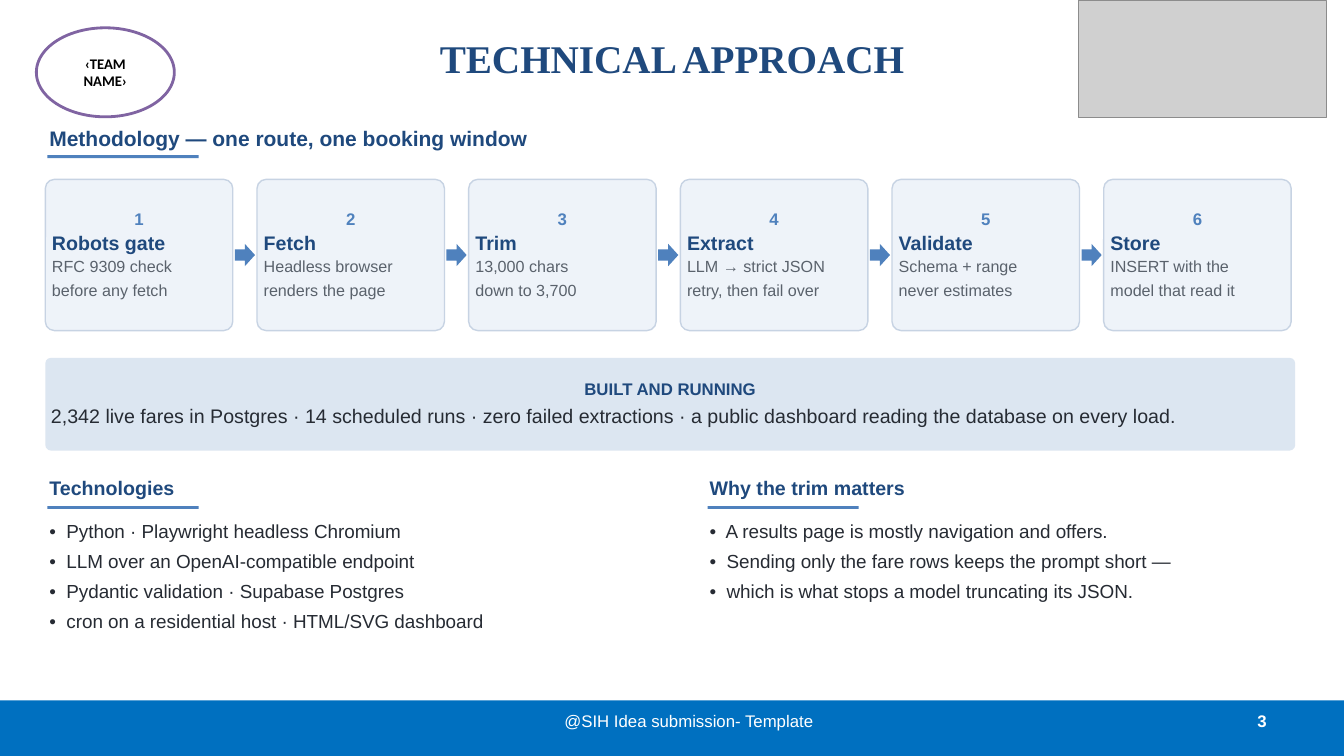
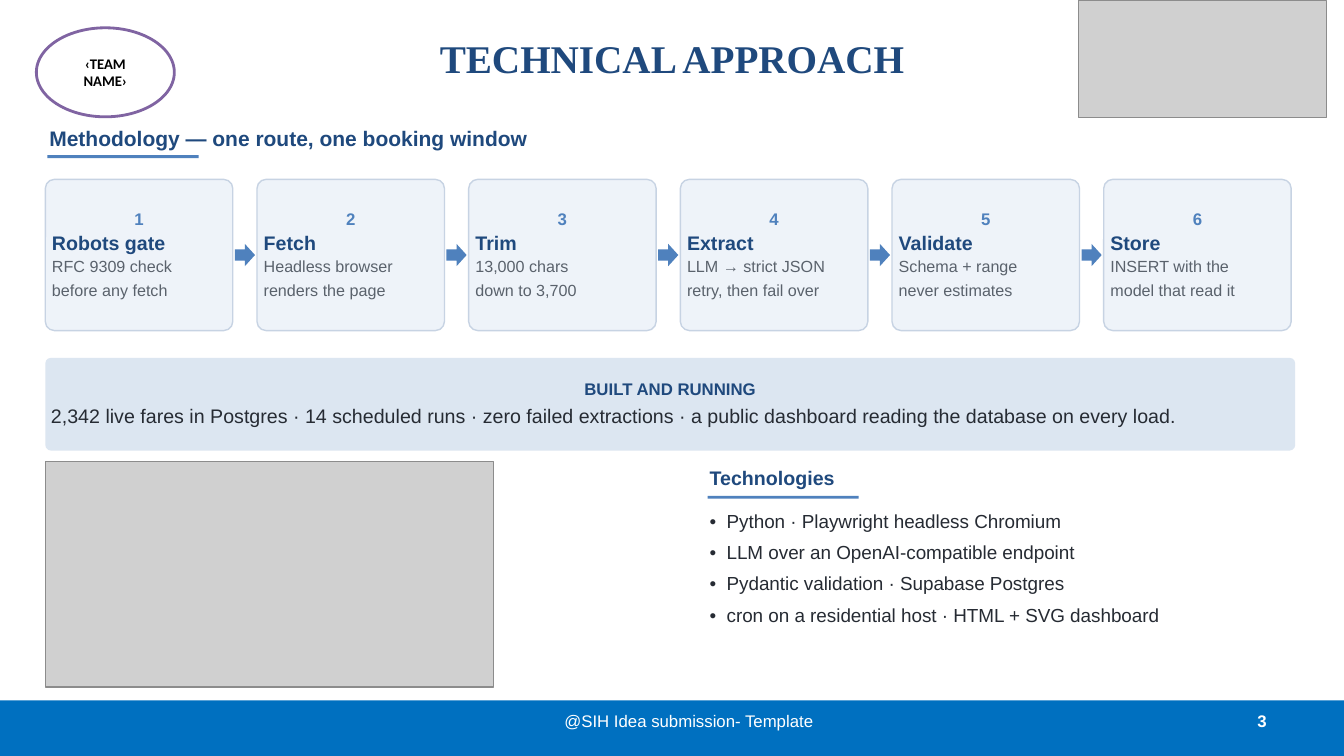
Before and after one commit to BradCage-afk/sih-2026-airfare-index, a slide deck: slide 3 of SIH26056-Idea-Presentation.pptx. Drawn at 1344x756 pixels with LibreOffice and Linux fonts; fonts in the diff are those of the drawing; grey boxes stand for pictures. Boxes give left, top, right and bottom in pixels: in the first picture for what was removed or moved away, otherwise in the second. Text is boxed around its words. In the diff, an @@ line names an element or a change of style, - is before the commit and + after.

```diff
--- a/SIH26056-Idea-Presentation.pptx
+++ b/SIH26056-Idea-Presentation.pptx
@@ picture added at box(45, 462, 494, 688) @@
@@ text "Technologies": place and size @@
-text "Technologies" at box(49, 480, 174, 499)
+text "Technologies" at box(710, 470, 835, 489)
@@ rectangle removed at box(47, 506, 199, 509) @@
@@ text "• Python · Playwright headless ...": place and size @@
-text "• Python · Playwright headless ..." at box(66, 524, 483, 628)
+text "• Python · Playwright headless ..." at box(727, 514, 1159, 622)
@@ rectangle: place and size @@
-rectangle at box(708, 506, 859, 509)
+rectangle at box(708, 496, 859, 499)
@@ text removed at box(710, 480, 905, 499) @@
-Why the trim matters
@@ text removed at box(726, 524, 1147, 602) @@
-• A results page is mostly navigation and offers.
-• Sending only the fare rows keeps the prompt short —
-• which is what stops a model truncating its JSON.
@@ text at box(727, 545, 1074, 594): more space between paragraphs @@
@@ text at box(727, 608, 1159, 622): text changed @@
-• cron on a residential host · HTML/SVG dashboard
+• cron on a residential host · HTML + SVG dashboard
```
Also in this commit, not shown: 1 other slide changed, 7 other files.
